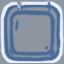
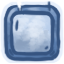
Layered file, before and after one edit (64x64). Changes by layer:
painted on "lines" over [0, 0, 64, 63]
removed layer "background" over [0, 0, 64, 63]
removed layer "Background" over [0, 0, 64, 64]
